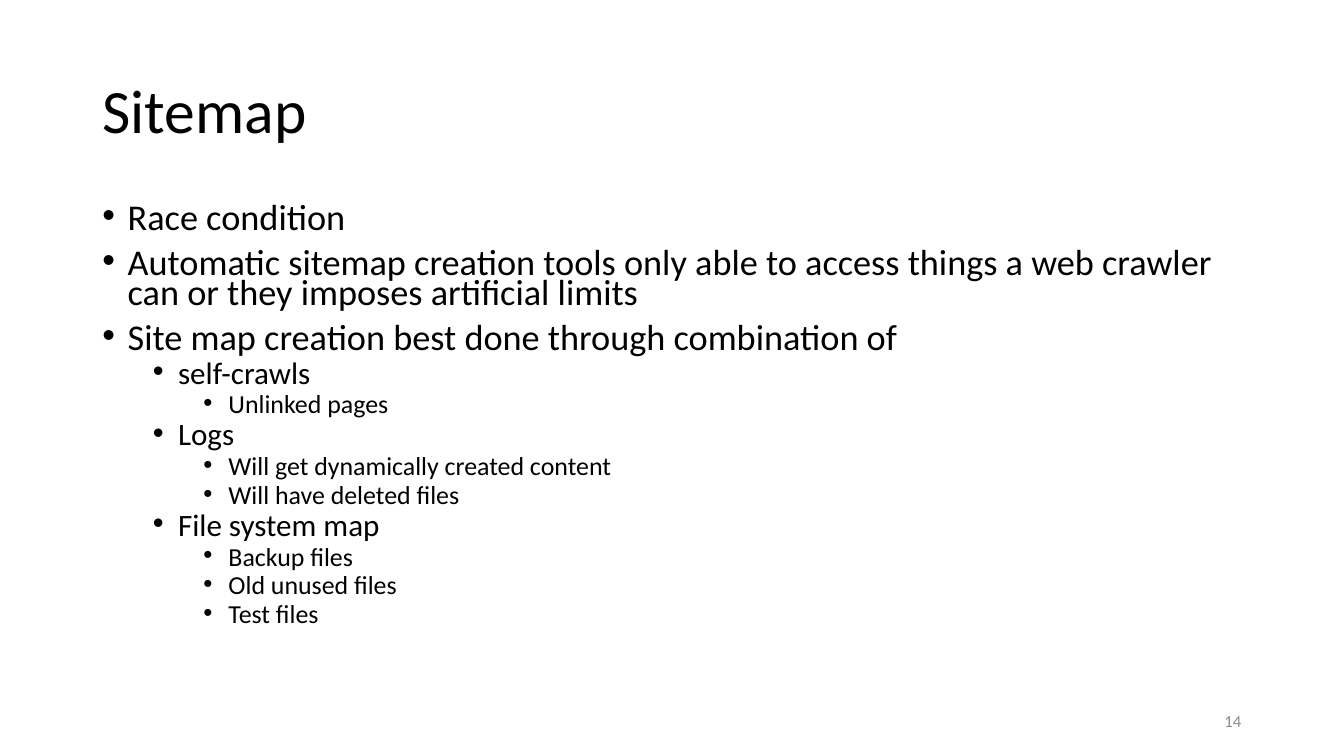
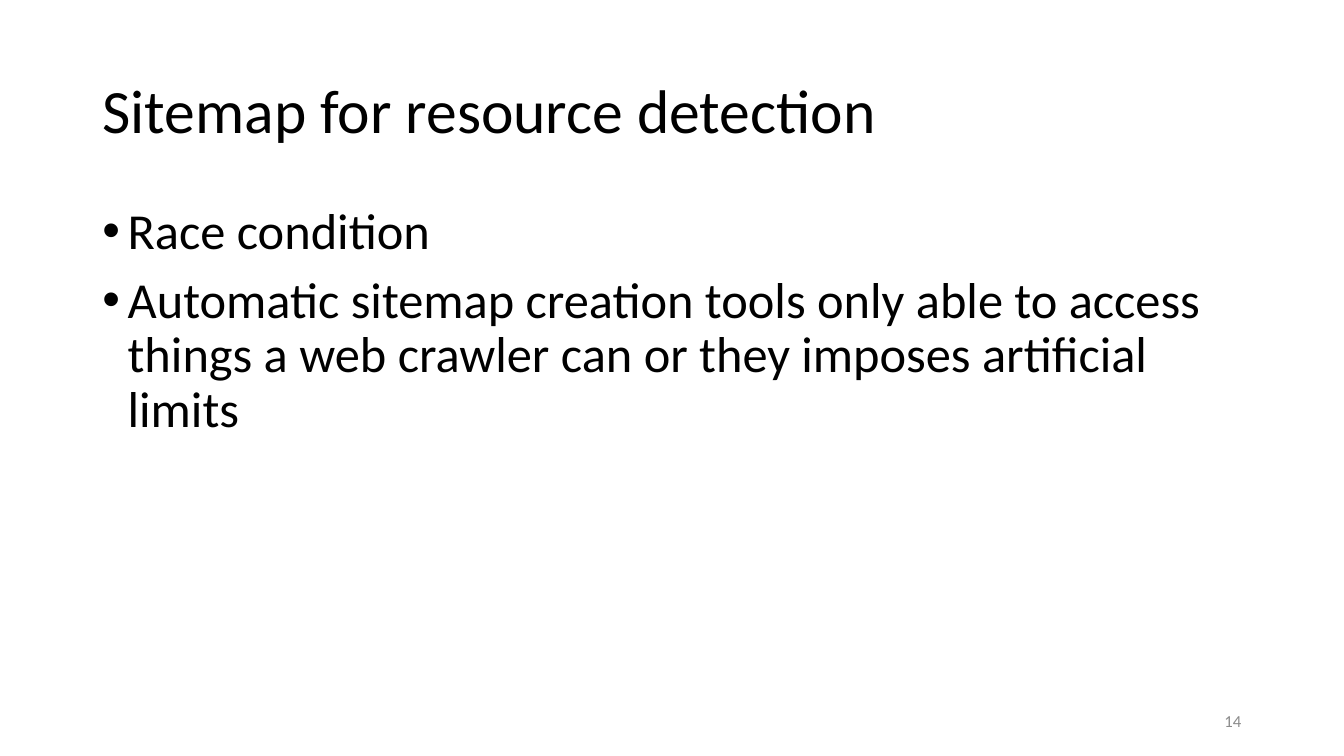
Before and after one commit to Miranda-C-Smith/cs891-f17, a slide deck: slide 14 of INTEGRATING PRESERVATION FUNCTIONS INTO THE WEB SERVER.pptx. Drawn at 1344x756 pixels with LibreOffice and Linux fonts; fonts in the diff are those of the drawing. Boxes give left, top, right and bottom in pixels: in the first picture for what was removed or moved away, otherwise in the second. Text is boxed around its words. In the diff, an @@ line names an element or a change of style, - is before the commit and + after.

Commit message:
small edits

```diff
--- a/INTEGRATING PRESERVATION FUNCTIONS INTO THE WEB SERVER.pptx
+++ b/INTEGRATING PRESERVATION FUNCTIONS INTO THE WEB SERVER.pptx
@@ title at (102, 90, 875, 143): text changed @@
-Sitemap
+Sitemap for resource detection
@@ text "Race condition" at (128, 214, 1200, 428): size 25.9 to 36 pt; line spacing 0.7 to 0.9 @@
@@ text at (128, 324, 897, 624): paragraphs removed @@
-• Site map creation best done through combination of
-  • self-crawls
-    • Unlinked pages
-  • Logs
-    • Will get dynamically created content
-    • Will have deleted files
-  • File system map
-    • Backup files
-    • Old unused files
-    • Test files
```
Also in this commit, not shown: 10 other slides changed, 1 slide added.
